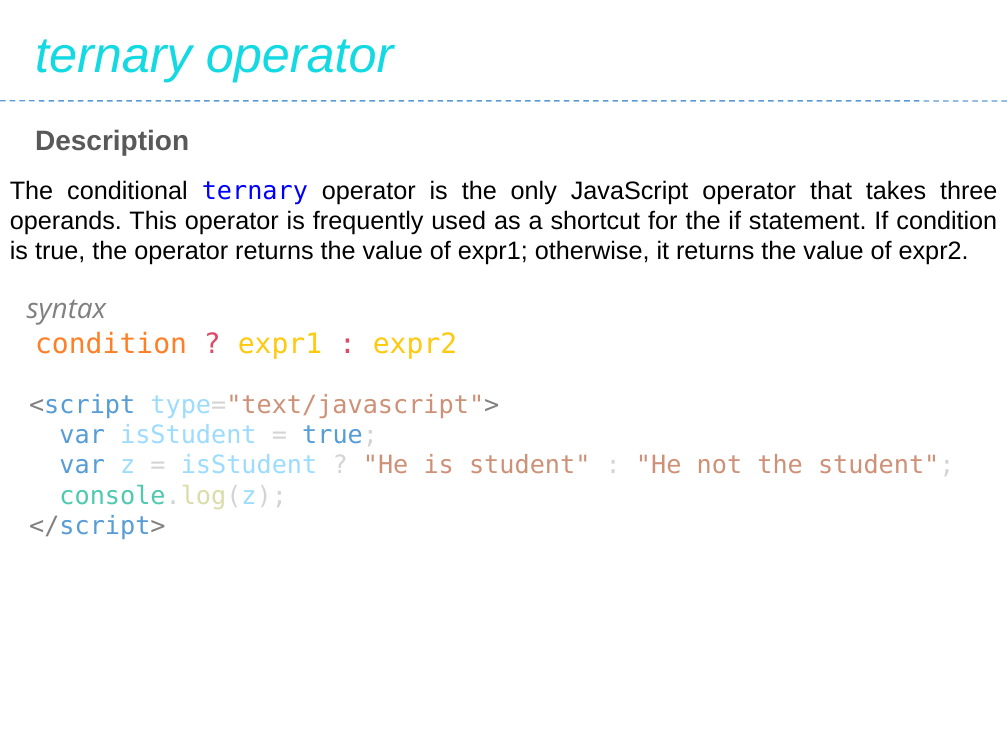
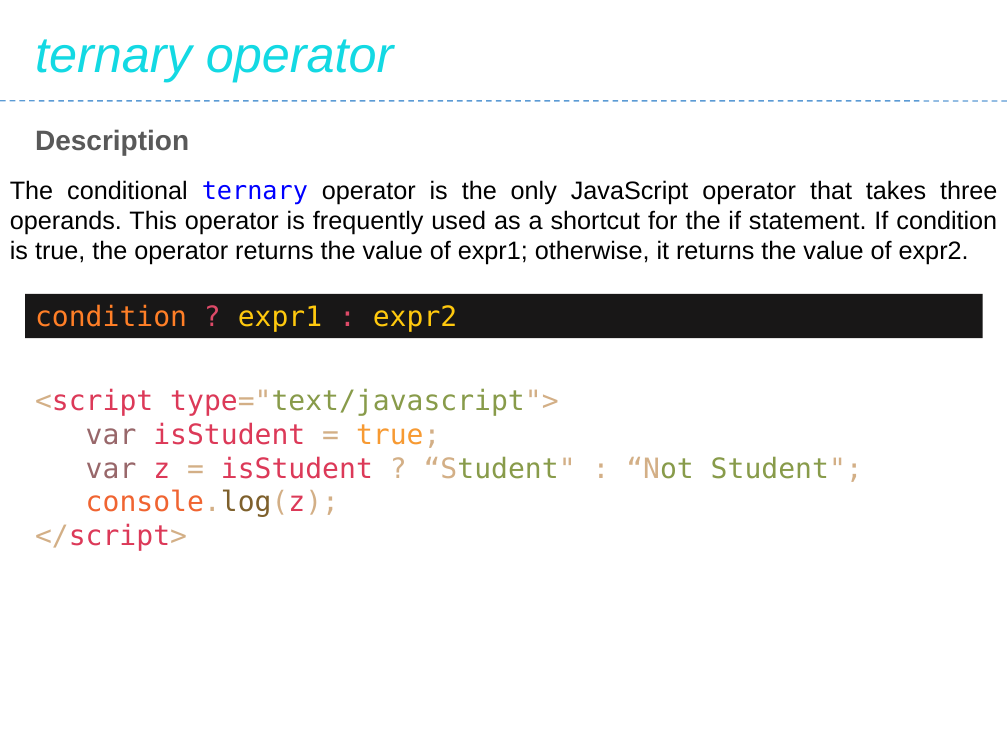
Before and after one commit to Saleel-Bagde/PPT-s, a slide deck: slide 99 of JavaScript.pptx. Drawn at 1008x756 pixels with LibreOffice and Linux fonts; fonts in the diff are those of the drawing. Boxes give left, top, right and bottom in pixels: in the first picture for what was removed or moved away, otherwise in the second. Text is boxed around its words. In the diff, an @@ line names an element or a change of style, - is before the commit and + after.

```diff
--- a/JavaScript.pptx
+++ b/JavaScript.pptx
@@ rectangle "condition ? expr1 : expr2": place and size @@
-rectangle "condition ? expr1 : expr2" at (35,331,457,359)
+rectangle "condition ? expr1 : expr2" at (25,294,983,339)
@@ rectangle "condition ? expr1 : expr2" at (25,294,983,339): fill none to #181717 @@
@@ text removed at (27,299,106,325) @@
-syntax
@@ text at (35,388,558,551): size 18 to 20 pt in "<script type="text/javascript">", "var isStudent = true;", "console.log(z);", "</script>"; text colour #808080 to #D3AF86 in "<script type="text/javascript">", "</script>"; text colour #569CD6 to #DC3958 in "<script", "</script>"; text colour #9CDCFE to #DC3958 in "type="text/javascript">", "isStudent", "console.log(z);"; text colour #D4D4D4 to #D3AF86 in "type="text/javascript">", "= true;", "console.log(z);"; text colour #CE9178 to #D3AF86, text colour #CE9178 to #889B4A in "type="text/javascript">"; text colour #569CD6 to #98676A in "var"; text colour #569CD6 to #F79A32 in "true;"; text colour #4EC9B0 to #F06431, text colour #DCDCAA to #7E602C in "console.log(z);" @@
@@ text at (86,456,863,482): text changed; size 18 to 20 pt; text colour #CE9178 to #889B4A @@
-var z = isStudent ? "He is student" : "He not the student";
+var z = isStudent ? “Student" : “Not Student";
```
Also in this commit, not shown: 43 other slides changed.
